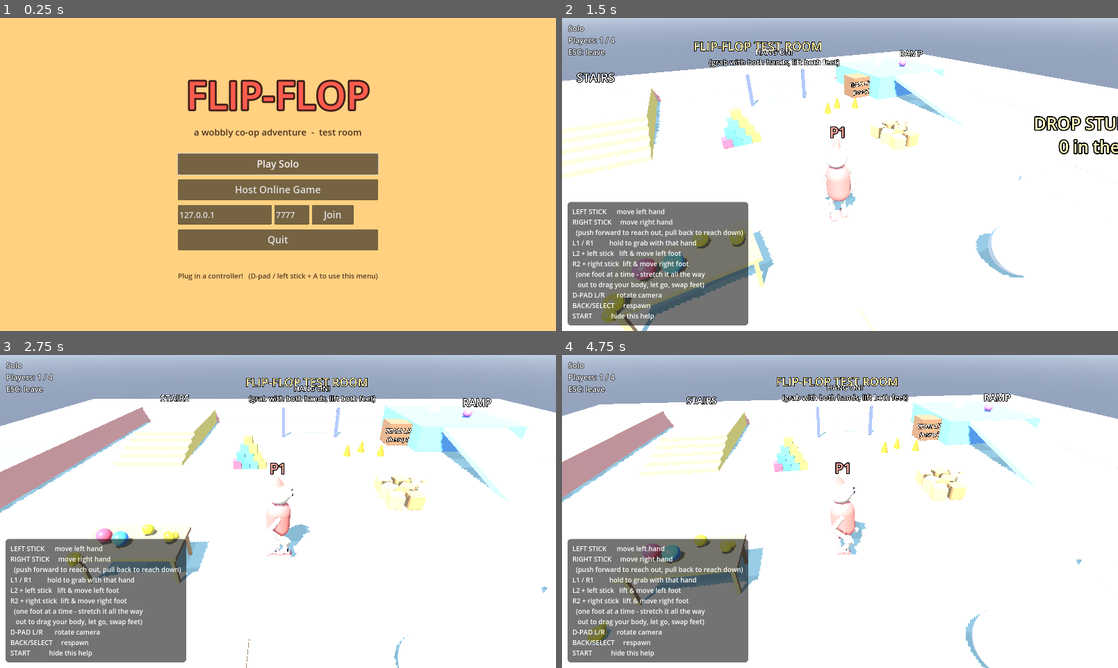
Above: before the commit, frames 1-4 (two rows, left to right).
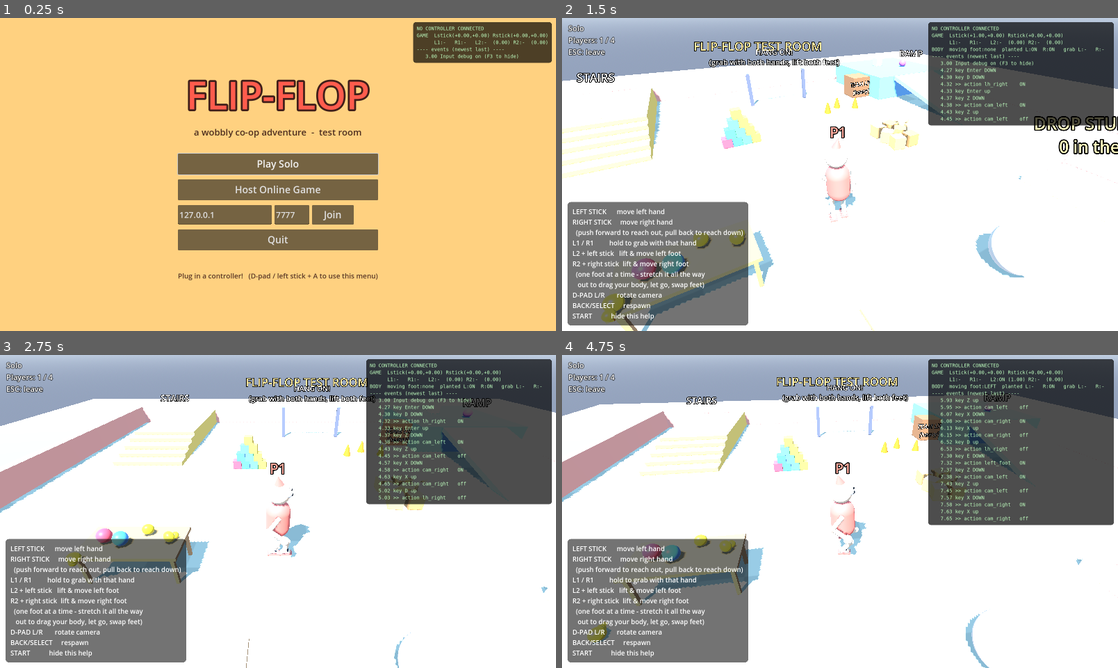
Above: after the commit, the same moments.

Repository: MrMonkeynut/flip-flop
Game: Godot game, scene res://scenes/main.tscn
Two runs of this game, one before a commit and one after it. Both use one fixed random seed, a clock stepped at 60 frames per second and the inputs below.
Inputs (mouse positions are in pixels of both pictures, inside the frame that each line leads up to):
- Up to frame 1 (0.25 s): no input
- Up to frame 2 (1.5 s): click "Play Solo" at 0.5 s; tap Enter at 1.25 s; move the mouse to (962, 158) at 1.27 s; hold D (lh_right) from 1.28 s (still down); tap Z (cam_left) at 1.35 s; click (962, 158) at 1.42 s
- Up to frame 3 (2.75 s): tap X (cam_right) at 1.55 s; release D (lh_right) at 2 s; drag from (166, 527) to (250, 574) at 2.02 s
- Up to frame 4 (4.75 s): move the mouse to (895, 442) at 2.77 s; hold D (lh_right) 2.78-3.5 s; tap Z (cam_left) at 2.85, 4.35 s; click (895, 442) at 2.92 s; tap X (cam_right) at 3.05, 4.55 s; drag from (812, 574) to (673, 464) at 3.52 s; move the mouse to (1006, 558) at 4.27 s; hold E (left_foot) from 4.28 s (still down); click (1006, 558) at 4.42 s

The runs differ from the first frame. In frame 1, 3.3% of the frame differs, in the area x 74-100%, y 1-15%; in frame 2, 11%; in frame 3, 15%; in frame 4, 18%, in the area x 65-100%, y 1-55%.

Commit message:
Add on-screen input debugger (F3)
Shows each controller's name and whether Godot knows its layout, live
values of every axis, held buttons, a timestamped log of every button,
axis, key and game action change, and the local body's foot state.
Everything logged is also printed to the console.

Co-Authored-By: Claude Opus 5.5 <noreply@anthropic.com>
Claude-Session: https://claude.ai/code/session_018PW64Vja4xxRAjqhGs5axw

Diff:
--- /dev/null
+++ b/scripts/input_debug.gd
@@ -0,0 +1,169 @@
+extends CanvasLayer
+## On-screen input debugger. Toggle with F3.
+##
+## Shows every connected controller (and whether Godot recognises its layout), the live
+## value of every axis, a log of every button / axis / key / game action as it happens,
+## and what the local character's feet are doing. Everything logged is also printed to
+## the Output panel / console.
+
+const LOG_LINES := 18
+const AXIS_LOG_THRESHOLD := 0.5
+const ACTIONS := [
+	"lh_left", "lh_right", "lh_fwd", "lh_back",
+	"rh_left", "rh_right", "rh_fwd", "rh_back",
+	"left_grab", "right_grab", "left_foot", "right_foot",
+	"cam_left", "cam_right", "respawn", "toggle_help",
+]
+const BUTTON_NAMES := [
+	"A/Cross", "B/Circle", "X/Square", "Y/Triangle", "Back", "Guide", "Start",
+	"L3", "R3", "L1", "R1", "DpadUp", "DpadDown", "DpadLeft", "DpadRight", "Misc",
+	"Paddle1", "Paddle2", "Paddle3", "Paddle4", "Touchpad",
+]
+const AXIS_NAMES := ["LX", "LY", "RX", "RY", "L2", "R2"]
+
+var main = null # set by main.gd; used to read the local player's state
+
+var _panel: PanelContainer
+var _label: Label
+var _log: Array[String] = []
+var _axis_active := {} # "device:axis" -> bool
+var _action_state := {} # action -> bool
+
+
+func _ready() -> void:
+	layer = 50
+	_panel = PanelContainer.new()
+	_panel.set_anchors_and_offsets_preset(Control.PRESET_TOP_RIGHT)
+	_panel.grow_horizontal = Control.GROW_DIRECTION_BEGIN
+	_panel.offset_right = -12
+	_panel.offset_top = 12
+	_panel.mouse_filter = Control.MOUSE_FILTER_IGNORE
+	var style := StyleBoxFlat.new()
+	style.bg_color = Color(0, 0, 0, 0.7)
+	style.set_corner_radius_all(8)
+	style.set_content_margin_all(10)
+	_panel.add_theme_stylebox_override("panel", style)
+	add_child(_panel)
+
+	_label = Label.new()
+	var font := SystemFont.new()
+	font.font_names = PackedStringArray(["Consolas", "Menlo", "DejaVu Sans Mono", "Courier New", "monospace"])
+	_label.add_theme_font_override("font", font)
+	_label.add_theme_font_size_override("font_size", 14)
+	_label.add_theme_color_override("font_color", Color(0.75, 1.0, 0.75))
+	_panel.add_child(_label)
+
+	for a in ACTIONS:
+		_action_state[a] = false
+	_add_log("Input debug on (F3 to hide)")
+	for dev in Input.get_connected_joypads():
+		_log_pad_info(dev, "found")
+	Input.joy_connection_changed.connect(_on_joy_connection_changed)
+
+
+func _on_joy_connection_changed(device: int, connected: bool) -> void:
+	if connected:
+		_log_pad_info(device, "CONNECTED")
+	else:
+		_add_log("pad%d DISCONNECTED" % device)
+
+
+func _log_pad_info(dev: int, what: String) -> void:
+	_add_log("pad%d %s: \"%s\" %s" % [dev, what, Input.get_joy_name(dev),
+		"(known layout)" if Input.is_joy_known(dev) else "(UNKNOWN layout - axes may be mixed up!)"])
+
+
+func _input(event: InputEvent) -> void:
+	if event is InputEventKey and event.pressed and not event.echo and event.physical_keycode == KEY_F3:
+		_panel.visible = not _panel.visible
+		return
+
+	if event is InputEventJoypadButton:
+		var b: int = event.button_index
+		var bname: String = BUTTON_NAMES[b] if b >= 0 and b < BUTTON_NAMES.size() else "?"
+		_add_log("pad%d button %d %-10s %s" % [event.device, b, bname, "DOWN" if event.pressed else "up"])
+	elif event is InputEventJoypadMotion:
+		var key := "%d:%d" % [event.device, event.axis]
+		var active := absf(event.axis_value) > AXIS_LOG_THRESHOLD
+		if active != bool(_axis_active.get(key, false)):
+			_axis_active[key] = active
+			_add_log("pad%d axis %d %-3s %s %+.2f" % [event.device, event.axis, _axis_name(event.axis),
+				"PUSHED " if active else "centred", event.axis_value])
+	elif event is InputEventKey and not event.echo:
+		_add_log("key %s %s" % [OS.get_keycode_string(event.physical_keycode), "DOWN" if event.pressed else "up"])
+
+
+func _process(_delta: float) -> void:
+	# Log game actions turning on/off - this is what the game actually reacts to.
+	for a in ACTIONS:
+		var on := Input.is_action_pressed(a)
+		if on != bool(_action_state[a]):
+			_action_state[a] = on
+			_add_log(">> action %-11s %s" % [a, "ON" if on else "off"])
+
+	if not _panel.visible:
+		return
+	var lines: Array[String] = []
+	var pads := Input.get_connected_joypads()
+	if pads.is_empty():
+		lines.append("NO CONTROLLER CONNECTED")
+	for dev in pads:
+		lines.append("pad%d \"%s\" %s" % [dev, Input.get_joy_name(dev), "known" if Input.is_joy_known(dev) else "UNKNOWN LAYOUT"])
+		var axes := ""
+		for ax in 6:
+			axes += "%s%+.2f " % [_axis_name(ax), Input.get_joy_axis(dev, ax)]
+		lines.append("  " + axes)
+		var extra := ""
+		for ax in range(6, 10):
+			var v := Input.get_joy_axis(dev, ax)
+			if absf(v) > 0.05:
+				extra += "ax%d%+.2f " % [ax, v]
+		if extra != "":
+			lines.append("  extra axes: " + extra)
+		var held: Array[String] = []
+		for b in BUTTON_NAMES.size():
+			if Input.is_joy_button_pressed(dev, b):
+				held.append(BUTTON_NAMES[b])
+		lines.append("  held: " + (", ".join(held) if not held.is_empty() else "-"))
+
+	var l := Input.get_vector("lh_left", "lh_right", "lh_back", "lh_fwd")
+	var r := Input.get_vector("rh_left", "rh_right", "rh_back", "rh_fwd")
+	lines.append("GAME  Lstick(%+.2f,%+.2f) Rstick(%+.2f,%+.2f)" % [l.x, l.y, r.x, r.y])
+	lines.append("      L1:%s R1:%s L2:%s(%.2f) R2:%s(%.2f)" % [
+		_on(Input.is_action_pressed("left_grab")), _on(Input.is_action_pressed("right_grab")),
+		_on(Input.is_action_pressed("left_foot")), Input.get_action_strength("left_foot"),
+		_on(Input.is_action_pressed("right_foot")), Input.get_action_strength("right_foot")])
+
+	var me = null
+	if main != null and main.world != null:
+		me = main.players.get(multiplayer.get_unique_id())
+	if me != null and multiplayer.is_server():
+		var af := "none"
+		if me.active_foot == 0:
+			af = "LEFT"
+		elif me.active_foot == 1:
+			af = "RIGHT"
+		lines.append("BODY  moving foot:%s  planted L:%s R:%s  grab L:%s R:%s" % [
+			af, _on(me.planted[0]), _on(me.planted[1]), _on(me.grabbing[0]), _on(me.grabbing[1])])
+	elif me != null:
+		lines.append("BODY  (foot state lives on the host)")
+
+	lines.append("---- events (newest last) ----")
+	lines.append_array(_log)
+	_label.text = "\n".join(lines)
+
+
+func _add_log(line: String) -> void:
+	var stamped := "%7.2f %s" % [Time.get_ticks_msec() / 1000.0, line]
+	print(stamped)
+	_log.append(stamped)
+	while _log.size() > LOG_LINES:
+		_log.remove_at(0)
+
+
+func _axis_name(ax: int) -> String:
+	return AXIS_NAMES[ax] if ax >= 0 and ax < AXIS_NAMES.size() else "ax%d" % ax
+
+
+func _on(b: bool) -> String:
+	return "ON " if b else "-  "
--- a/scripts/main.gd
+++ b/scripts/main.gd
@@ -12,6 +12,7 @@
 const InputSetup := preload("res://scripts/input_setup.gd")
 const WorldScript := preload("res://scripts/world.gd")
 const PlayerScript := preload("res://scripts/player.gd")
+const InputDebugScript := preload("res://scripts/input_debug.gd")
 
 const DEFAULT_PORT := 7777
 const MAX_PLAYERS := 4
@@ -64,6 +65,11 @@
 	camera.current = true
 
 	_build_ui()
+
+	# On-screen input debugger (F3 to toggle).
+	var dbg := InputDebugScript.new()
+	dbg.main = self
+	add_child(dbg)
 
 	var args := OS.get_cmdline_user_args()
 	if args.has("--autotest"):
